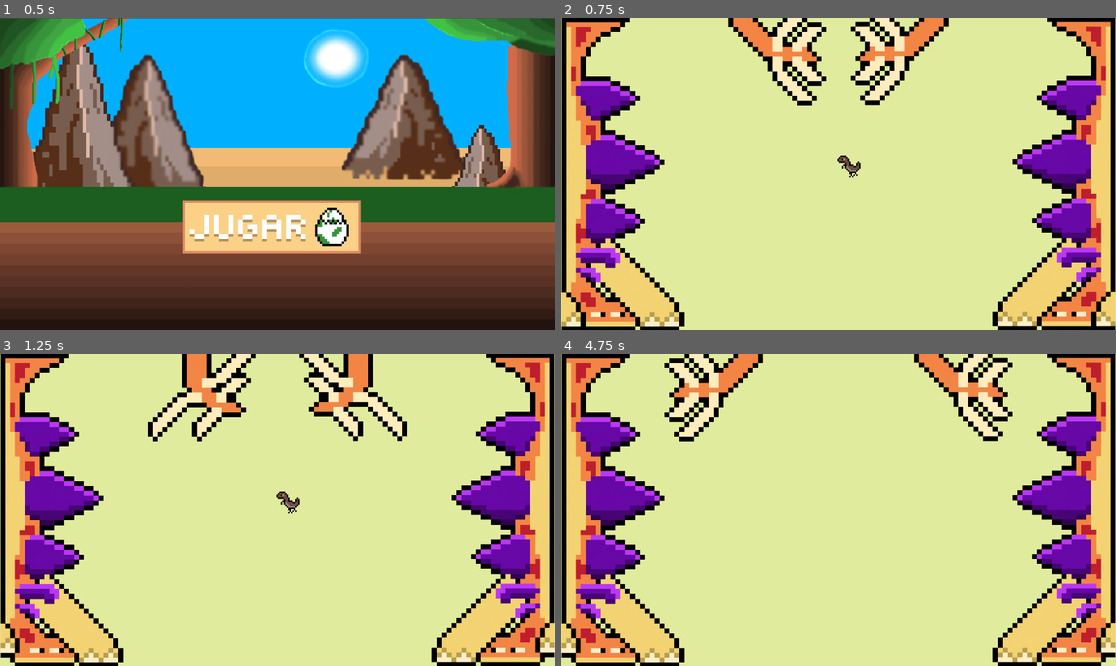
Above: before the commit, frames 1-4 (two rows, left to right).
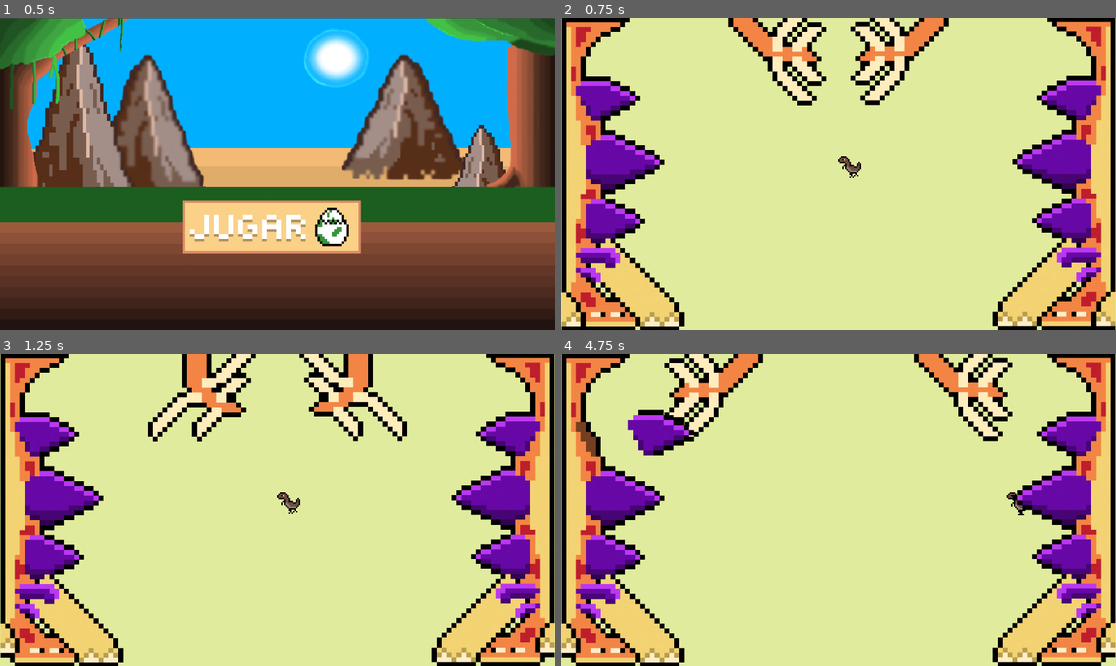
Above: after the commit, the same moments.

Repository: albanofazzito/BulletHell-Fazzito
Game: Godot game, scene res://Escenas/MenuPrincipal.tscn
Two runs of this game, one before a commit and one after it. Both use one fixed random seed, a clock stepped at 60 frames per second and the inputs below.
Inputs (mouse positions are in pixels of both pictures, inside the frame that each line leads up to):
- Up to frame 1 (0.5 s): no input
- Up to frame 2 (0.75 s): click (832, 227) at 0.5 s
- Up to frame 3 (1.25 s): no input
- Up to frame 4 (4.75 s): hold Right (ui_right) 1.28-2.03 s; hold Down (ui_down) 2.03-2.78 s; hold Right (ui_right) 2.78-3.53 s; hold Up (ui_up) 3.53-4.28 s; hold Left (ui_left) from 4.28 s (still down)

Frame 1 is identical in both runs. In frame 2, less than 0.1% of the frame differs, in the area x 49-55%, y 44-52%; in frame 3, less than 0.1%; in frame 4, 2.3%, in the area x 2-84%, y 17-52%.
Error before the commit: Invalid access to property or key 'texture' on a base object of type 'null instance'. (res://Scripts/Espina.gd:6)

Commit message:
se agregaron proyectiles al primer enemigo
Se agrego un sistema de vidas

Se mejoraron las hitBoxes

Se agrego animacion y mecanica de muerte

Se arreglaron bugs con el personaje

Diff:
--- a/bullet-hell/Escenas/Espina.tscn
+++ b/bullet-hell/Escenas/Espina.tscn
@@ -4,20 +4,20 @@
 
 [sub_resource type="PlaceholderTexture2D" id="PlaceholderTexture2D_68bok"]
 
-[sub_resource type="CapsuleShape2D" id="CapsuleShape2D_a3xt2"]
-radius = 19.0
-height = 56.0
-
 [node name="Node2D" type="Node2D" unique_id=148863633]
 script = ExtResource("1_a3xt2")
 
 [node name="Sprite2D" type="Sprite2D" parent="." unique_id=1315259201]
 position = Vector2(5.9604645e-08, -4.172325e-07)
-scale = Vector2(47.499996, 41.499996)
+scale = Vector2(10.5, 10.5)
 texture = SubResource("PlaceholderTexture2D_68bok")
 
 [node name="Area2D" type="Area2D" parent="." unique_id=211916426]
 
-[node name="CollisionShape2D" type="CollisionShape2D" parent="Area2D" unique_id=2044672829]
+[node name="CollisionShape2D" type="CollisionPolygon2D" parent="Area2D" unique_id=1787335822]
+position = Vector2(20, 0)
 rotation = 1.5707964
-shape = SubResource("CapsuleShape2D_a3xt2")
+scale = Vector2(4, 4)
+polygon = PackedVector2Array(-14.000001, -7, 14.999999, -7, -1.999999, 21)
+
+[connection signal="body_entered" from="Area2D" to="." method="_on_area_2d_body_entered"]
--- a/bullet-hell/Escenas/Raptor.tscn
+++ b/bullet-hell/Escenas/Raptor.tscn
@@ -2,6 +2,9 @@
 
 [ext_resource type="Texture2D" uid="uid://buxceex40qct7" path="res://Sprites/MovimientoRaptor.png" id="1_3801x"]
 [ext_resource type="Script" uid="uid://ckbxf42x4p8o7" path="res://Scripts/MovimientoRaptor.gd" id="1_ekuly"]
+[ext_resource type="Texture2D" uid="uid://d0q23oh1u11hx" path="res://Sprites/Vida.png" id="3_jtbm7"]
+[ext_resource type="Script" uid="uid://cpc5f2ird34hq" path="res://Scripts/Vidas.gd" id="3_ons4s"]
+[ext_resource type="Texture2D" uid="uid://dbvjolny174f4" path="res://Sprites/RaptorMuerte.png" id="5_t3k6i"]
 
 [sub_resource type="AtlasTexture" id="AtlasTexture_ekuly"]
 atlas = ExtResource("1_3801x")
@@ -40,8 +43,100 @@
 }]
 
 [sub_resource type="CapsuleShape2D" id="CapsuleShape2D_vle45"]
-radius = 5.281766
-height = 14.626205
+radius = 3.2337284
+height = 12.666667
+
+[sub_resource type="AtlasTexture" id="AtlasTexture_000v4"]
+atlas = ExtResource("5_t3k6i")
+region = Rect2(0, 0, 16, 18)
+
+[sub_resource type="AtlasTexture" id="AtlasTexture_vle45"]
+atlas = ExtResource("5_t3k6i")
+region = Rect2(16, 0, 16, 18)
+
+[sub_resource type="AtlasTexture" id="AtlasTexture_ac2ov"]
+atlas = ExtResource("5_t3k6i")
+region = Rect2(32, 0, 16, 18)
+
+[sub_resource type="AtlasTexture" id="AtlasTexture_qi2ub"]
+atlas = ExtResource("5_t3k6i")
+region = Rect2(48, 0, 16, 18)
+
+[sub_resource type="AtlasTexture" id="AtlasTexture_7acgs"]
+atlas = ExtResource("5_t3k6i")
+region = Rect2(64, 0, 16, 18)
+
+[sub_resource type="AtlasTexture" id="AtlasTexture_581xj"]
+atlas = ExtResource("5_t3k6i")
+region = Rect2(80, 0, 16, 18)
+
+[sub_resource type="AtlasTexture" id="AtlasTexture_ldv4q"]
+atlas = ExtResource("5_t3k6i")
+region = Rect2(96, 0, 16, 18)
+
+[sub_resource type="AtlasTexture" id="AtlasTexture_20uc8"]
+atlas = ExtResource("5_t3k6i")
+region = Rect2(112, 0, 16, 18)
+
+[sub_resource type="AtlasTexture" id="AtlasTexture_hbubl"]
+atlas = ExtResource("5_t3k6i")
+region = Rect2(128, 0, 16, 18)
+
+[sub_resource type="AtlasTexture" id="AtlasTexture_kidaf"]
+atlas = ExtResource("5_t3k6i")
+region = Rect2(144, 0, 16, 18)
+
+[sub_resource type="AtlasTexture" id="AtlasTexture_jmhj5"]
+atlas = ExtResource("5_t3k6i")
+region = Rect2(160, 0, 16, 18)
+
+[sub_resource type="AtlasTexture" id="AtlasTexture_jb3yq"]
+atlas = ExtResource("5_t3k6i")
+region = Rect2(176, 0, 16, 18)
+
+[sub_resource type="SpriteFrames" id="SpriteFrames_h8kpq"]
+animations = [{
+"frames": [{
+"duration": 1.0,
+"texture": SubResource("AtlasTexture_000v4")
+}, {
+"duration": 1.0,
+"texture": SubResource("AtlasTexture_vle45")
+}, {
+"duration": 1.0,
+"texture": SubResource("AtlasTexture_ac2ov")
+}, {
+"duration": 1.0,
+"texture": SubResource("AtlasTexture_qi2ub")
+}, {
+"duration": 1.0,
+"texture": SubResource("AtlasTexture_7acgs")
+}, {
+"duration": 1.0,
+"texture": SubResource("AtlasTexture_581xj")
+}, {
+"duration": 1.0,
+"texture": SubResource("AtlasTexture_ldv4q")
+}, {
+"duration": 1.0,
+"texture": SubResource("AtlasTexture_20uc8")
+}, {
+"duration": 1.0,
+"texture": SubResource("AtlasTexture_hbubl")
+}, {
+"duration": 1.0,
+"texture": SubResource("AtlasTexture_kidaf")
+}, {
+"duration": 1.0,
+"texture": SubResource("AtlasTexture_jmhj5")
+}, {
+"duration": 1.0,
+"texture": SubResource("AtlasTexture_jb3yq")
+}],
+"loop": false,
+"name": &"default",
+"speed": 5.0
+}]
 
 [node name="Node2D" type="Node2D" unique_id=1651068310]
 
@@ -50,12 +145,11 @@
 script = ExtResource("1_ekuly")
 
 [node name="AnimatedSprite2D" type="AnimatedSprite2D" parent="CharacterBody2D" unique_id=7855284]
+position = Vector2(0.33333334, 0.33333334)
 sprite_frames = SubResource("SpriteFrames_000v4")
 autoplay = "default"
 
 [node name="CollisionShape2D" type="CollisionShape2D" parent="CharacterBody2D" unique_id=2076511253]
-position = Vector2(-0.33333325, -1.3333333)
-skew = -0.5235988
 shape = SubResource("CapsuleShape2D_vle45")
 
 [node name="Timer" type="Timer" parent="CharacterBody2D" unique_id=345664223]
@@ -64,5 +158,47 @@
 [node name="TimerParpadeo" type="Timer" parent="CharacterBody2D" unique_id=1958866441]
 wait_time = 0.1
 
+[node name="BoxContainer" type="HBoxContainer" parent="CharacterBody2D" unique_id=2061942704]
+anchors_preset = 7
+anchor_left = 0.5
+anchor_top = 1.0
+anchor_right = 0.5
+anchor_bottom = 1.0
+offset_left = -11.0
+offset_top = -14.666669
+offset_right = 45.0
+offset_bottom = 1.3333311
+grow_horizontal = 2
+grow_vertical = 0
+scale = Vector2(0.4, 0.4)
+size_flags_horizontal = 4
+size_flags_vertical = 4
+alignment = 1
+script = ExtResource("3_ons4s")
+
+[node name="vida1" type="TextureRect" parent="CharacterBody2D/BoxContainer" unique_id=508821195]
+visible = false
+layout_mode = 2
+texture = ExtResource("3_jtbm7")
+
+[node name="vida2" type="TextureRect" parent="CharacterBody2D/BoxContainer" unique_id=217485860]
+visible = false
+layout_mode = 2
+texture = ExtResource("3_jtbm7")
+
+[node name="vida3" type="TextureRect" parent="CharacterBody2D/BoxContainer" unique_id=107841074]
+visible = false
+layout_mode = 2
+texture = ExtResource("3_jtbm7")
+
+[node name="AnimatedSprite2D2" type="AnimatedSprite2D" parent="CharacterBody2D" unique_id=825055450]
+visible = false
+position = Vector2(0.33333337, -1.6666669)
+sprite_frames = SubResource("SpriteFrames_h8kpq")
+frame = 5
+frame_progress = 0.6572188
+
 [connection signal="timeout" from="CharacterBody2D/Timer" to="CharacterBody2D" method="_on_timer_timeout"]
+[connection signal="timeout" from="CharacterBody2D/Timer" to="CharacterBody2D/BoxContainer" method="_on_timer_timeout"]
 [connection signal="timeout" from="CharacterBody2D/TimerParpadeo" to="CharacterBody2D" method="_on_timer_parpadeo_timeout"]
+[connection signal="animation_finished" from="CharacterBody2D/AnimatedSprite2D2" to="CharacterBody2D" method="_on_animated_sprite_2d_2_animation_finished"]
--- a/bullet-hell/Escenas/Stego.tscn
+++ b/bullet-hell/Escenas/Stego.tscn
@@ -100,16 +100,7 @@
 }]
 
 [sub_resource type="RectangleShape2D" id="RectangleShape2D_q3mqt"]
-size = Vector2(62, 379)
-
-[sub_resource type="RectangleShape2D" id="RectangleShape2D_l4hbw"]
-size = Vector2(28.543316, 26.365583)
-
-[sub_resource type="RectangleShape2D" id="RectangleShape2D_841w3"]
-
-[sub_resource type="RectangleShape2D" id="RectangleShape2D_asiml"]
-
-[sub_resource type="RectangleShape2D" id="RectangleShape2D_kl47v"]
+size = Vector2(7.583333, 63.385414)
 
 [node name="Node2D" type="Node2D" unique_id=1212834159]
 script = ExtResource("1_q3mqt")
@@ -184,33 +175,47 @@
 disabled = true
 
 [node name="StegoCuerpo" type="CollisionShape2D" parent="Area2D" unique_id=252865951]
-position = Vector2(26.5, 0.083333336)
-scale = Vector2(0.16666667, 0.16666667)
+position = Vector2(27.958334, -0.19270866)
 shape = SubResource("RectangleShape2D_q3mqt")
 
-[node name="StegoCabeza" type="CollisionShape2D" parent="Area2D" unique_id=1469087430]
-position = Vector2(29.33334, 21.500002)
-scale = Vector2(1, 1.0000001)
-skew = 0.74001944
-shape = SubResource("RectangleShape2D_l4hbw")
-
-[node name="StegoEspinaCentral" type="CollisionShape2D" parent="Area2D" unique_id=542210621]
+[node name="StegoEspinaCentral" type="CollisionPolygon2D" parent="Area2D" unique_id=841739932]
 position = Vector2(30, -2.6666667)
 rotation = 3.577925
 skew = 0.6492625
-shape = SubResource("RectangleShape2D_841w3")
-
-[node name="StegoEspinaBaja" type="CollisionShape2D" parent="Area2D" unique_id=576478500]
+polygon = PackedVector2Array(9.718715, 2.9861374, 10.256735, -9.651545, -3.3251314, -10.5665)
+
+[node name="StegoEspinaBaja" type="CollisionPolygon2D" parent="Area2D" unique_id=772402075]
 position = Vector2(33.166668, 8.833334)
 rotation = 3.577925
 skew = 0.6457718
-shape = SubResource("RectangleShape2D_asiml")
-
-[node name="StegoEspinaAlta" type="CollisionShape2D" parent="Area2D" unique_id=629169934]
+polygon = PackedVector2Array(9.171762, -1.1562347, 9.354244, -9.840722, 0.73078156, -10.953109)
+
+[node name="StegoEspinaAlta" type="CollisionPolygon2D" parent="Area2D" unique_id=246498782]
 position = Vector2(34.5, -15.833333)
 rotation = 3.577925
 skew = 0.65449846
-shape = SubResource("RectangleShape2D_kl47v")
+polygon = PackedVector2Array(9.55472, -1.8870277, 9.90203, -9.423836, 1.8253574, -9.972443)
+
+[node name="StegoCabeza" type="CollisionPolygon2D" parent="Area2D" unique_id=525858195]
+polygon = PackedVector2Array(22.833334, 13.5, 8.166667, 29.333334, 23.833334, 30.666668)
+
+[node name="TimerDisparoMedio" type="Timer" parent="." unique_id=1242048939]
+
+[node name="TimerDisparoArriba" type="Timer" parent="." unique_id=331293399]
+
+[node name="ReponerEspinaMedio" type="Timer" parent="." unique_id=1351437555]
+
+[node name="ReponerEspinaArriba" type="Timer" parent="." unique_id=936410165]
+
+[node name="TimerDisparoAbajo" type="Timer" parent="." unique_id=1520064719]
+
+[node name="ReponerEspinaAbajo" type="Timer" parent="." unique_id=194191521]
 
 [connection signal="frame_changed" from="AnimatedSprite2D" to="." method="_on_animated_sprite_2d_frame_changed"]
 [connection signal="body_entered" from="Area2D" to="." method="_on_area_2d_body_entered"]
+[connection signal="timeout" from="TimerDisparoMedio" to="." method="_on_timer_disparo_medio_timeout"]
+[connection signal="timeout" from="TimerDisparoArriba" to="." method="_on_timer_disparo_arriba_timeout"]
+[connection signal="timeout" from="ReponerEspinaMedio" to="." method="_on_reponer_espina_medio_timeout"]
+[connection signal="timeout" from="ReponerEspinaArriba" to="." method="_on_reponer_espina_arriba_timeout"]
+[connection signal="timeout" from="TimerDisparoAbajo" to="." method="_on_timer_disparo_abajo_timeout"]
+[connection signal="timeout" from="ReponerEspinaAbajo" to="." method="_on_reponer_espina_abajo_timeout"]
--- /dev/null
+++ b/bullet-hell/Escenas/espinaDirigida.tscn
@@ -0,0 +1,8 @@
+[gd_scene format=3 uid="uid://y8w7ew4rl2ai"]
+
+[ext_resource type="Texture2D" uid="uid://boudu4ks8gotm" path="res://Sprites/StegoSaurio/Espinillas.png" id="1_vphsv"]
+
+[node name="Node2D" type="Node2D" unique_id=1651533798]
+
+[node name="Sprite2D" type="Sprite2D" parent="." unique_id=1210963342]
+texture = ExtResource("1_vphsv")
--- a/bullet-hell/Scripts/Espina.gd
+++ b/bullet-hell/Scripts/Espina.gd
@@ -1,15 +1,26 @@
 extends Node2D
 
 
-var velocidad= 100
+var velocidad= -150
 var direccion=1
-var spriteAdecuado=$Sprite2D.texture
+var spriteAdecuado= null
+var tamañoEspina=1
 
-func inicializar(dir,sprite):
+func inicializar(dir,sprite,tamaño):
 	direccion=dir
-	spriteAdecuado=sprite
+	spriteAdecuado=sprite.texture
+	if dir==-1:
+		scale.x=-1
+	$Area2D.scale.x*=tamaño
+	$Area2D.scale.y*=tamaño
 
 
 func _process(delta: float) -> void:
 	position.x+=velocidad*delta *direccion
 	$Sprite2D.texture=spriteAdecuado
+
+
+
+func _on_area_2d_body_entered(body: Node2D) -> void:
+	if body.is_in_group("Jugador"):
+		body.recibirDaño()
--- a/bullet-hell/Scripts/MovimientoRaptor.gd
+++ b/bullet-hell/Scripts/MovimientoRaptor.gd
@@ -1,33 +1,41 @@
 extends CharacterBody2D
 
 
-var velocidad = 300.0
+var velocidad= 200.0
 var invencible=false
 
 func _physics_process(delta):
-
-	var direccion = Input.get_vector("ui_left", "ui_right", "ui_up", "ui_down")
-	if direccion.x>0:
-		$AnimatedSprite2D.play()
-		$AnimatedSprite2D.flip_h = true
-	if direccion.x<0:
-		$AnimatedSprite2D.play()
-		$AnimatedSprite2D.flip_h = false
-	if direccion==Vector2.ZERO:
-		$AnimatedSprite2D.pause()
-	velocity = direccion * velocidad * delta * 100
+	if AutoLoad.vidas>0:
+		var direccion= Input.get_vector("ui_left", "ui_right", "ui_up", "ui_down")
+		if direccion.x> 0:
+			$AnimatedSprite2D.flip_h= true
+		elif direccion.x< 0:
+			$AnimatedSprite2D.flip_h= false
+		if direccion==Vector2.ZERO:
+			$AnimatedSprite2D.pause()
+		else:
+			$AnimatedSprite2D.play()
+		velocity = direccion * velocidad * delta * 100
+		move_and_slide()
 
 
 
-	move_and_slide()
+
+
+
 
 func recibirDaño():
-	if invencible==false:
+	if invencible==false and AutoLoad.vidas>=1:
+		$BoxContainer.mostrarVidas()
 		AutoLoad.vidas-=1
 		invencible=true
 		$TimerParpadeo.start()
 		$Timer.start()
 		$AnimatedSprite2D.visible=true
+		if AutoLoad.vidas==0:
+			$AnimatedSprite2D2.visible=true
+			$AnimatedSprite2D.visible=false
+			$AnimatedSprite2D2.play()
 
 
 func _on_timer_timeout():
@@ -35,6 +43,10 @@
 
 
 func _on_timer_parpadeo_timeout():
-	if invencible==true:
+	if invencible==true and AutoLoad.vidas!=0:
 		$AnimatedSprite2D.visible = !$AnimatedSprite2D.visible
 		$TimerParpadeo.start()
+
+
+func _on_animated_sprite_2d_2_animation_finished():
+	$AnimatedSprite2D2.pause()
--- a/bullet-hell/Scripts/Stego.gd
+++ b/bullet-hell/Scripts/Stego.gd
@@ -2,11 +2,13 @@
 var escenaEspina= preload("res://Escenas/Espina.tscn")
 func _ready():
 	_on_animated_sprite_2d_frame_changed()
+	$TimerDisparoArriba.start(randf_range(3,6))
+	$TimerDisparoMedio.start(randf_range(4,7))
+	$TimerDisparoAbajo.start(randf_range(3,6))
 
 func _on_animated_sprite_2d_frame_changed():
 	if $AnimatedSprite2D.frame==0 :
 		$Area2D/ColaIzquierda.disabled=false
-		disparar()
 	else:
 		$Area2D/ColaIzquierda.disabled=true
 	if $AnimatedSprite2D.frame==1 or $AnimatedSprite2D.frame==11:
@@ -40,11 +42,59 @@
 	if body.is_in_group("Jugador"):
 		body.recibirDaño()
 
-func disparar():
+
+
+
+
+
+func _on_timer_disparo_medio_timeout() -> void:
 	var espina=escenaEspina.instantiate()
 	get_parent().add_child(espina)
 	espina.global_position= $Area2D/StegoEspinaCentral.global_position
+
 	if global_position.x<500:
-		espina.inicializar(1,$Area2D/StegoEspinaCentral.texture)
+		espina.global_position.x+= 100
+		espina.inicializar(-1,$EspinaMedio,1)
 	else:
-		espina.inicializar(-1,$Area2D/StegoEspinaCentral.texture.flip_h)
+		espina.global_position.x-= 100
+		espina.inicializar(1,$EspinaMedio,1)
+	$EspinaMedio.visible=false
+	$ReponerEspinaMedio.start(1)
+
+func _on_timer_disparo_arriba_timeout() -> void:
+	var espina=escenaEspina.instantiate()
+	get_parent().add_child(espina)
+	espina.global_position= $Area2D/StegoEspinaAlta.global_position
+
+	if global_position.x<500:
+		espina.global_position.x+= 100
+		espina.inicializar(-1,$EspinaSuperior,0.8)
+	else:
+		espina.global_position.x-= 100
+		espina.inicializar(1,$EspinaSuperior,0.8)
+	$EspinaSuperior.visible=false
+	$ReponerEspinaArriba.start(1)
+
+func _on_timer_disparo_abajo_timeout() -> void:
+	var espina=escenaEspina.instantiate()
+	get_parent().add_child(espina)
+	espina.global_position= $Area2D/StegoEspinaBaja.global_position
+
+	if global_position.x<500:
+		espina.global_position.x+= 100
+		espina.inicializar(-1,$EspinaInferior,0.8)
+	else:
+		espina.global_position.x-= 100
+		espina.inicializar(1,$EspinaInferior,0.8)
+	$EspinaInferior.visible=false
+	$ReponerEspinaAbajo.start(1)
+
+
+func _on_reponer_espina_medio_timeout() -> void:
+	$EspinaMedio.visible=true
+
+func _on_reponer_espina_arriba_timeout() -> void:
+	$EspinaSuperior.visible=true
+
+func _on_reponer_espina_abajo_timeout() -> void:
+	$EspinaInferior.visible=true
--- /dev/null
+++ b/bullet-hell/Scripts/Vidas.gd
@@ -0,0 +1,18 @@
+extends HBoxContainer
+
+
+func mostrarVidas():
+	if AutoLoad.vidas==3:
+		visible=true
+		$vida1.visible=true
+		$vida2.visible=true
+	elif AutoLoad.vidas==2:
+		visible=true
+		$vida2.visible=false
+		$vida1.visible=true
+	else:
+		visible=false
+
+
+func _on_timer_timeout() -> void:
+	visible=false
Not shown, added: bullet-hell/Scripts/Vidas.gd.uid
Binary file added: bullet-hell/Sprites/RaptorMuerte.png
Not shown, added: bullet-hell/Sprites/RaptorMuerte.png.import
Binary file added: bullet-hell/Sprites/Vida.png
Not shown, added: bullet-hell/Sprites/Vida.png.import
